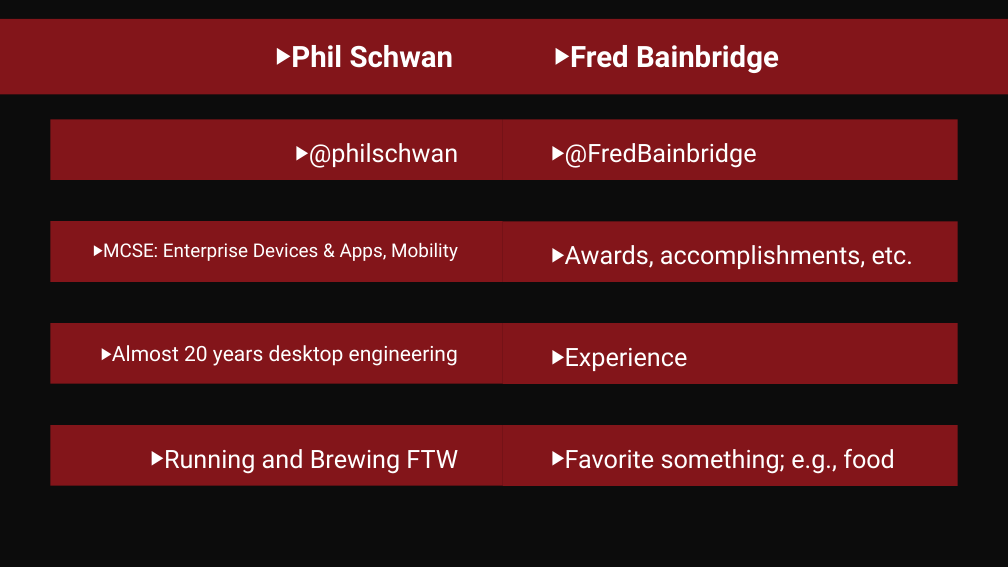
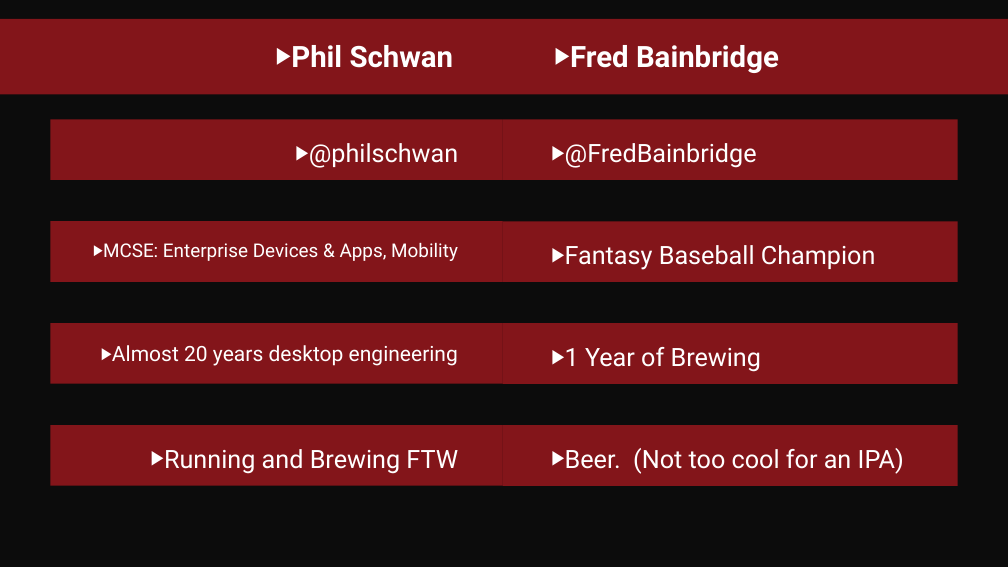
Before and after one commit to fredbainbridge/WindowsUpgradeReadiness, a slide deck: slide 2 of MDT – Malt deployment toolkit.pptx. Drawn at 1008x567 pixels with LibreOffice and Linux fonts; fonts in the diff are those of the drawing; background and template pictures are left out. Boxes give left, top, right and bottom in pixels: in the first picture for what was removed or moved away, otherwise in the second. Text is boxed around its words. In the diff, an @@ line names an element or a change of style, - is before the commit and + after.

```diff
--- a/MDT – Malt deployment toolkit.pptx
+++ b/MDT – Malt deployment toolkit.pptx
@@ text at [565,245,876,270]: text changed @@
-▶ Awards, accomplishments, etc.
+▶ Fantasy Baseball Champion
@@ text at [565,347,761,372]: text changed @@
-▶ Experience
+▶ 1 Year of Brewing
@@ text at [565,448,904,474]: text changed @@
-▶ Favorite something; e.g., food
+▶ Beer. (Not too cool for an IPA)
```
Also in this commit, not shown: 1 other slide changed, 10 slides added.
